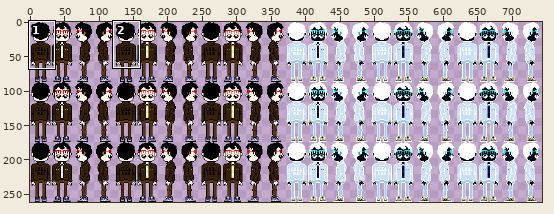
One commit to this sprite sheet: images/player/player.png. The picture above shows the old version from afar; the outline marks the close-up.
Close-up. Before the edit:
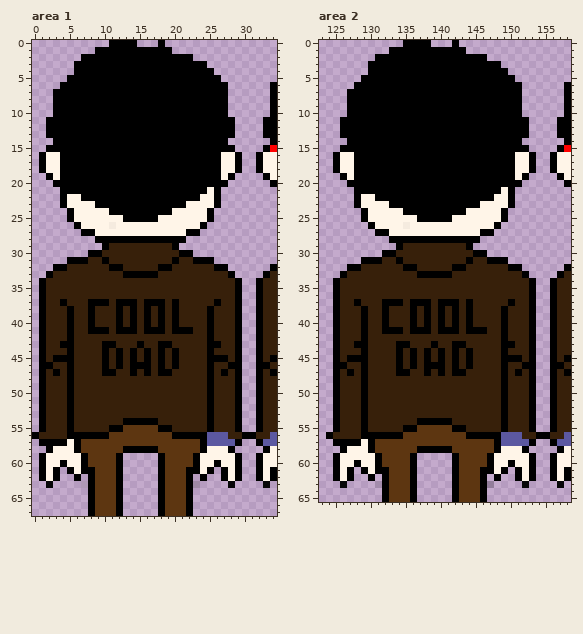
The file is 744x261 pixels. Pixels under 10% opacity are left out. Colours within 5 levels of each other are drawn and written as one. Shown: area 1: x 0..34, y 0..67; area 2: x 123..158, y 0..65. The commit also changed other parts of the picture, which this record leaves out.
Once edited:
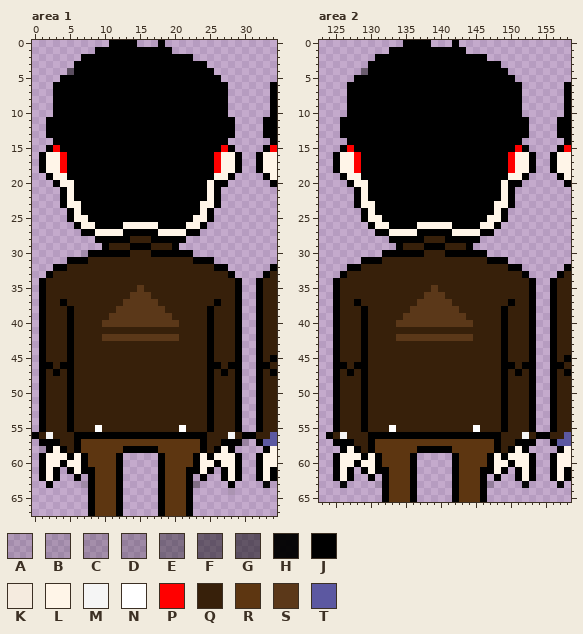
Palette (. is transparent): A #0000001a  B #00000021  C #0000002a  D #00000031  E #00000059  F #00000075  G #0000007f  H #000000f5  J #000000  K #f5ebdf  L #fff5e8  M #f5f5f5  N #ffffff  P #ff0000  Q #37200a  R #5d3611  S #5b3819  T #5c58a1
The exact change:
Changed rows in their new state; - is an unchanged pixel.
Area 1:
first column x 3:
 4 --G
 5 -J-
 6 J--
first column x 3:
15 P-----------------------P
16 -P---------------------P-
17 -P---------------------P-
18 -P---------------------P-
19 -L---------------------L-
20 -LL-------------------L--
21 --L----------------------
22 ---J-----------------J---
23 ----JJ-------------JJ----
24 ----JJJJ---------JJJJ----
25 -----JJJJJ-----JJJJJ-----
26 ------JJJJ-----JJJJ------
27 ----------JJJJJ----------
28 -----------QQQ-----------
29 -----------JJJ-----------
30 ----A--JJJJ---JJJJ-------
31 -------Q---------Q-------
32 --------QQ-----QQ--------
33 ----------QQQQQ----------
35 ------------S------------
36 -----------SSS-----------
37 -----QQQ-QSSSSSQ-Q-------
38 -----Q---SSSSSSS-Q-------
39 -----Q--SSSSSSSSSQ-------
40 -----Q-SSSSSSSSSSS-------
41 -----QQQ-QQQ-QQQ-QQQ-----
42 -------SSSSSSSSSSS-------
43 -Q-----QQ---Q--QQ------Q-
44 -------Q-Q-Q-Q-Q-Q-------
45 QQ-----Q-Q-Q-Q-Q-Q-----QQ
46 -J-----Q-Q-QQQ-Q-Q-----J-
47 -------QQ--Q-Q-QQ--------
first column x 1:
54 ------------QQQQQ-------------
55 --------N-QQQQQQQQQ-N---------
56 -M--Q-----JJJJJJJJJ-----QQQM--
57 ---QQ-------------------QQJJ-C
58 A--JQ-------------------QJ----
59 ----J-------------------J-----
first column x 2:
63 J----D---------------E----J
64 --------------------------B
Area 2:
first column x 127:
 4 --F
 5 -J-
 6 J--
first column x 127:
15 P-----------------------P
16 -P---------------------P-
17 -P---------------------P-
18 -P---------------------P-
19 -L---------------------L-
20 -LL-------------------L--
21 --L----------------------
22 ---J-----------------J---
23 ----JJ-------------JJ----
24 ----JJJJ---------JJJJ----
25 -----JJJJJ-----JJJJJ-----
26 ------JJJJ-----JJJJ------
27 ----------JJJJJ----------
28 -----------QQQ-----------
29 -----------JJJ-----------
30 -------JJJJ---JJJJ-------
31 -------Q---------Q-------
32 --------QQ-----QQ--------
33 ----------QQQQQ----------
35 ------------S------------
36 -----------SSS-----------
37 -----QQQ-QSSSSSQ-Q-------
38 -----Q---SSSSSSS-Q-------
39 -----Q--SSSSSSSSSQ-------
40 -----Q-SSSSSSSSSSS-------
41 -----QQQ-QQQ-QQQ-QQQ-----
42 -------SSSSSSSSSSS-------
43 -Q-----QQ---Q--QQ------Q-
44 -------Q-Q-Q-Q-Q-Q-------
45 QQ-----Q-Q-Q-Q-Q-Q-----QQ
46 -J-----Q-Q-QQQ-Q-Q-----J-
47 -------QQ--Q-Q-QQ--------
first column x 126:
54 -----------QQQQQ-----------
55 -------N-QQQQQQQQQ-N-------
56 M--Q-----JJJJJJJJJ-----QQQM
57 --QQ-------------------QQJJ
58 --JQ-------------------QJ--
59 ---J-------------------J---
